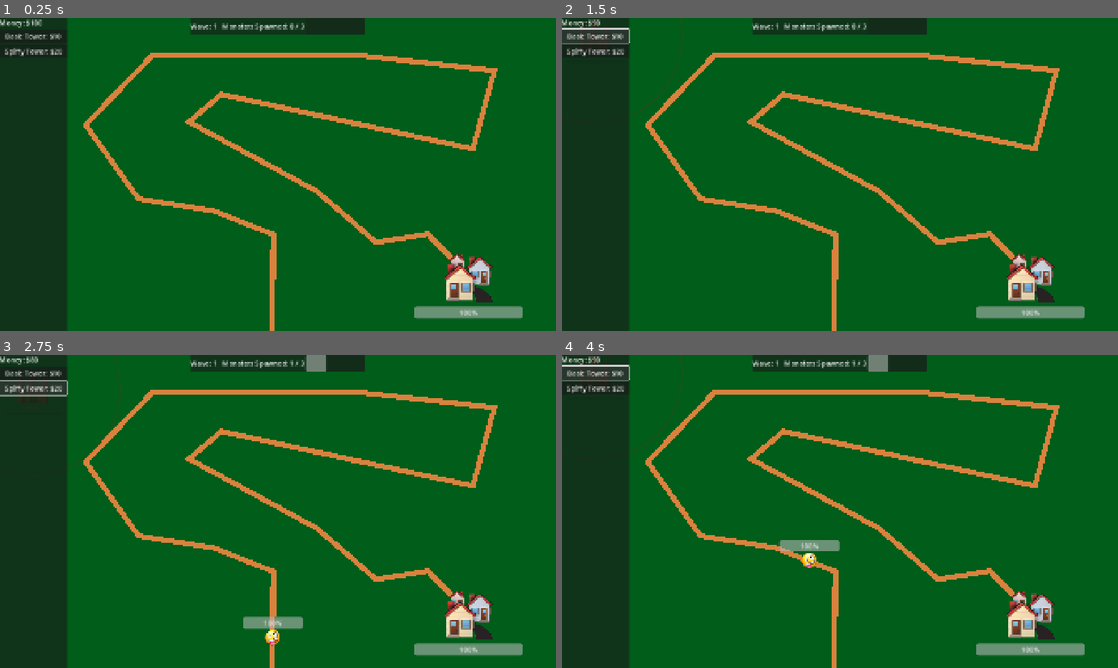
Above: before the commit, frames 1-4 (two rows, left to right).
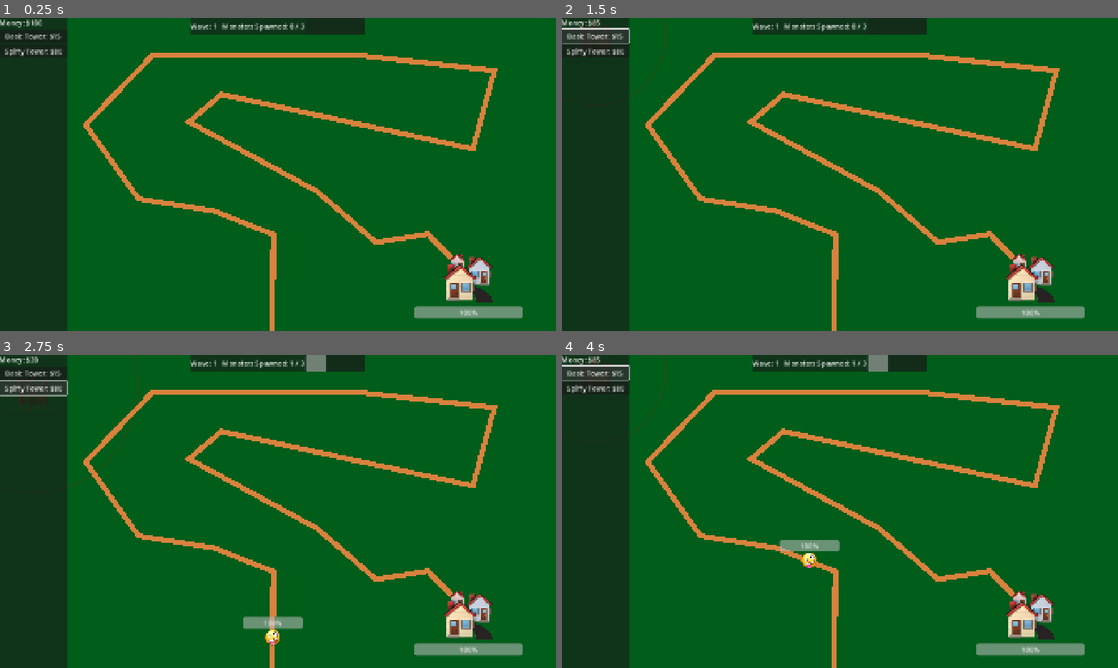
Above: after the commit, the same moments.

Repository: alexcolemandata/tower-defense
Game: Godot game, scene res://Game/game.tscn
The game is run twice, just before and just after one commit, with the same random seed, the same clock (stepped at 60 frames per second) and the same inputs.
Inputs (mouse positions are in pixels of both pictures, inside the frame that each line leads up to):
- Up to frame 1 (0.25 s): no input
- Up to frame 2 (1.5 s): click (595, 36) at 0.5 s, where only the run before the commit has a clickable "Basic Tower: $10"; click (595, 36) at 1.25 s, where only the run after the commit has a clickable "Basic Tower: $15"
- Up to frame 3 (2.75 s): click (33, 389) at 2 s, where only the run before the commit has a clickable "Spiffy Tower: $20"
- Up to frame 4 (4 s): click (595, 389) at 2.75 s, where only the run after the commit has a clickable "Spiffy Tower: $80"; click (595, 373) at 3.5 s, where only the run before the commit has a clickable "Basic Tower: $10"

The runs differ from the first frame. In frame 1, less than 0.1% of the frame differs, in the area x 9-12%, y 5-12%; in frame 2, 0.2%; in frame 3, 0.2%, in the area x 5-25%, y 0-42%; in frame 4, 0.2%.

Commit message:
tower variations through TowerStats resource

Diff:
--- a/Game/game.gd
+++ b/Game/game.gd
@@ -1,6 +1,9 @@
 extends Node2D
 
 const TOWER = preload("uid://eou4mq5n6oh3")
+
+const TOWER_TEXTURE = preload("uid://8doeehu0sj6y")
+const SPIFFY_TOWER_TEXTURE = preload("uid://c5ktq13ybkphg")
 
 @onready var monster_trail: MonsterTrail = %MonsterTrail
 @onready var town: Town = %Town
@@ -19,11 +22,10 @@
 enum GameState {PLAYING, PLACING_TOWER, GAME_OVER, VICTORY}
 var game_state = GameState.PLAYING
 
-
-var tower_costs: Dictionary[String, int] = {
-	"Basic Tower": 10,
-	"Spiffy Tower": 20,
-}
+var tower_stats: Array[TowerStats] = [
+	TowerStats.new("Basic Tower", 160., 2, 1., 15, TOWER_TEXTURE),
+	TowerStats.new("Spiffy Tower", 240., 4, 1.1, 80, SPIFFY_TOWER_TEXTURE)
+]
 
 func _ready() -> void:
 	town.death_manager = self
@@ -31,10 +33,9 @@
 	monster_trail.loot_handler = self
 	game_over_screen.visible = false
 	refresh_ui()
-	for tower_name in tower_costs:
-		var tower_cost = tower_costs[tower_name]
-		purchase_tower_button = in_game_ui.tower_purchase_menu.add_tower_to_purchase(tower_name, tower_cost)
-		purchase_tower_button.pressed.connect(_attempt_purchase.bind(tower_name, tower_cost))
+	for tower_stat in tower_stats:
+		purchase_tower_button = in_game_ui.tower_purchase_menu.add_tower_to_purchase(tower_stat)
+		purchase_tower_button.pressed.connect(_attempt_purchase.bind(tower_stat))
 
 	in_game_ui.next_wave_button.pressed.connect(trigger_next_wave)
 
@@ -47,16 +48,16 @@
 	if event.is_action_released("debug_spawn_monster"):
 		spawn_monster()
 
-func _attempt_purchase(tower_name: String, cost: int) -> void:
+func _attempt_purchase(tower_stat: TowerStats) -> void:
 	if not game_state == GameState.PLAYING:
 		return
 
-	if cost > money:
+	if tower_stat.cost > money:
 		print("not enough money")
 		return
-	money -= cost
-	print("purchased ", tower_name, " for $", str(cost))
-	choosing_tower_placement(tower_name)
+	money -= tower_stat.cost
+	print("purchased ", tower_stat.tower_name, " for $", str(tower_stat.cost))
+	choosing_tower_placement(tower_stat)
 	refresh_money()
 
 	return
@@ -71,14 +72,15 @@
 	town.stop_celebrating()
 	game_state = GameState.PLAYING
 
-func choosing_tower_placement(tower_name: String) -> void:
-	print("placing: " + tower_name)
+func choosing_tower_placement(tower_stat: TowerStats) -> void:
+	print("placing: " + tower_stat.tower_name)
 	game_state = GameState.PLACING_TOWER
 
 	var new_tower: Tower = TOWER.instantiate()
 	new_tower.state = Tower.State.PLACING
+	new_tower.stats = tower_stat
 	new_tower.placed.connect(finished_placing_tower.bind(new_tower))
-	new_tower.refunded.connect(refund_tower.bind(tower_name))
+	new_tower.refunded.connect(refund_tower.bind(tower_stat))
 	add_child(new_tower)
 
 	return
@@ -87,9 +89,9 @@
 	game_state = GameState.PLAYING
 	return
 
-func refund_tower(tower_name: String) -> void:
+func refund_tower(tower_stat: TowerStats) -> void:
 	game_state = GameState.PLAYING
-	money += tower_costs[tower_name]
+	money += tower_stat.cost
 	refresh_money()
 	return
 
--- a/Monsters/monster.gd
+++ b/Monsters/monster.gd
@@ -48,11 +48,18 @@
 func die() -> void:
 	is_dead = true
 	health_bar.visible = false
+	spawn_loot()
+	death_animation()
+	return
+
+
+func death_animation() -> void:
 	speech_box.text = "I'm Slain!"
-	spawn_loot()
 	await get_tree().create_timer(2).timeout
 	destroyed.emit()
 	queue_free()
+	return
+
 
 func spawn_loot() -> void:
 	var new_loot: Gold = GOLD.instantiate()
--- /dev/null
+++ b/Tower/TowerStats.tres
@@ -0,0 +1,11 @@
+[gd_resource type="Resource" script_class="TowerStats" load_steps=2 format=3 uid="uid://m11x8wp6adpc"]
+
+[ext_resource type="Script" uid="uid://rppbyrb3gjyg" path="res://Tower/tower_stats.gd" id="1_e75lb"]
+
+[resource]
+script = ExtResource("1_e75lb")
+tower_name = "Basic Tower"
+vision_range = 10.0
+damage_per_shot = 1
+shoots_per_second = 1.0
+cost = 10
--- a/Tower/tower.gd
+++ b/Tower/tower.gd
@@ -1,11 +1,6 @@
 class_name Tower extends Node2D
 
-@export var vision_range: float = 200.
-@export var shoots_per_second: float = 1.2
-@export var damage_per_shot: float = 1.
-
-@export var cost: int = 10
-@export var tower_name: String = "Basic Tower"
+@export var stats: TowerStats
 
 @onready var vision_shape: CollisionShape2D = %VisionShape
 @onready var vision_area: Area2D = %VisionArea
@@ -14,6 +9,8 @@
 @onready var xp_level_progress_bar: ProgressBar = %XPLevelProgressBar
 @onready var footprint: Area2D = %Footprint
 @onready var footprint_shape: CollisionShape2D = %FootprintShape
+
+@onready var sprite_2d: Sprite2D = $Sprite2D
 
 signal placed
 signal refunded
@@ -31,7 +28,8 @@
 
 func _ready() -> void:
 	var shape: CircleShape2D = vision_shape.shape
-	shape.radius = vision_range
+	shape.radius = stats.vision_range
+	sprite_2d.texture = stats.texture
 	refresh_level_display()
 
 func _process(delta: float) -> void:
@@ -44,7 +42,7 @@
 
 func _process_active(delta):
 	last_shot_time += delta
-	if last_shot_time >= 1/shoots_per_second:
+	if last_shot_time >= 1/stats.shoots_per_second:
 		attempt_shot()
 
 func _process_placing(_delta) -> void:
@@ -72,7 +70,14 @@
 
 func _draw() -> void:
 	if (state == State.PLACING) or _is_mouse_on_footprint():
-		draw_circle(Vector2.ZERO, vision_range, Color(1., 1., 1., 0.4), false, 2.0, true)
+		draw_circle(
+			Vector2.ZERO,
+			stats.vision_range,
+			Color(1., 1., 1., 0.4),
+			false,
+			2.0,
+			true
+		)
 
 func _is_mouse_on_footprint() -> bool:
 	var mouse_pos = get_global_mouse_position()
@@ -117,7 +122,7 @@
 func shoot_at(target) -> void:
 	create_shot_line(target)
 
-	target.take_damage(damage_per_shot, self)
+	target.take_damage(stats.damage_per_shot, self)
 	last_shot_time = 0.
 
 	return
--- /dev/null
+++ b/Tower/tower_stats.gd
@@ -0,0 +1,25 @@
+class_name TowerStats extends Resource
+
+const TOWER = preload("uid://8doeehu0sj6y")
+
+@export var tower_name: String
+@export var vision_range: float
+@export var damage_per_shot: int
+@export var shoots_per_second: float
+@export var cost: int
+@export var texture: Texture2D
+
+func _init(
+	p_tower_name: String = "Unnamed Tower",
+	p_vision_range: float = 10.,
+	p_damage_per_shot: int = 1,
+	p_shoots_per_second: float = 1.,
+	p_cost: int = 10,
+	p_texture: Texture2D = TOWER
+) -> void:
+	tower_name = p_tower_name
+	vision_range = p_vision_range
+	damage_per_shot = p_damage_per_shot
+	shoots_per_second = p_shoots_per_second
+	cost = p_cost
+	texture = p_texture
--- a/UI/tower_purchase_menu.gd
+++ b/UI/tower_purchase_menu.gd
@@ -1,8 +1,8 @@
 class_name TowerPurchaseMenu extends VBoxContainer
 
-func add_tower_to_purchase(tower_name: String, cost: int) -> Button:
+func add_tower_to_purchase(tower_stat: TowerStats) -> Button:
 	var new_button = Button.new()
-	new_button.text = tower_name + ": $" + str(cost)
+	new_button.text = tower_stat.tower_name + ": $" + str(tower_stat.cost)
 	add_child(new_button)
 
 	return new_button
Binary file added: Tower/spiffy_tower.png
Not shown, added: Tower/spiffy_tower.png.import
Not shown, added: Tower/tower_stats.gd.uid
Not shown, changed: TODO.md
